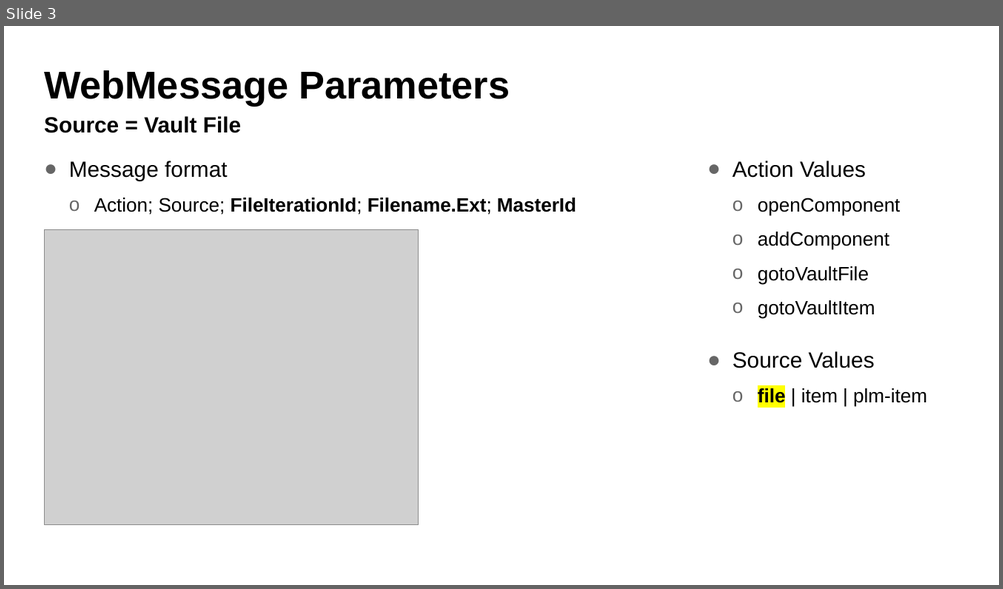
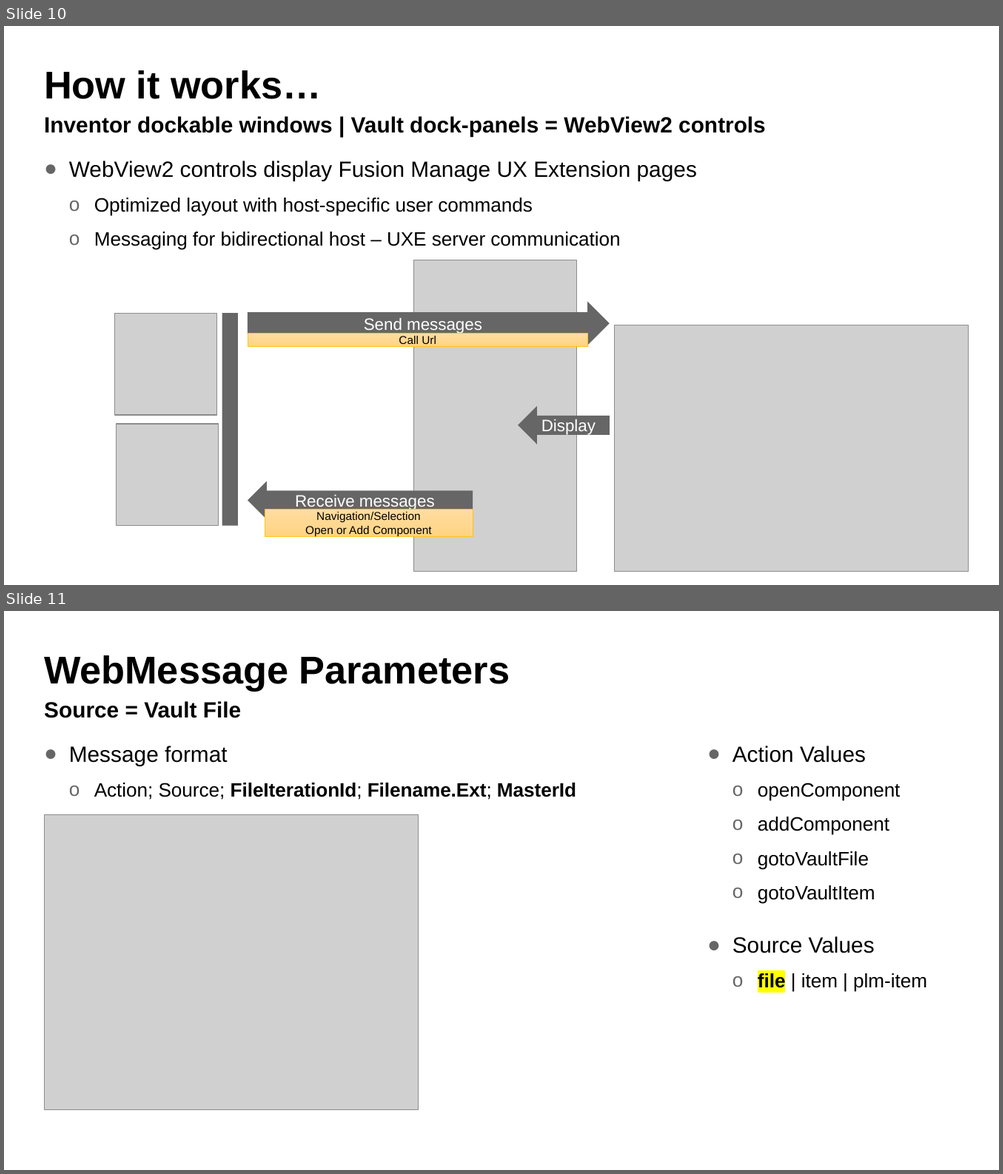
Before and after one commit to koechlm/Autodesk.TS.PlmDesktopExtensions, a slide deck: Autodesk.TS.VaultPlmClientExtensions.pptx. Shown one above the other, each under a label of ours: slide 3 before the commit, slides 10 and 11 after it. The pictures are 1003x589 and 1003x1174 pixels, drawn with LibreOffice and Linux fonts; fonts in the diff are those of the drawing; grey boxes stand for pictures. Boxes give left, top, right and bottom in pixels: in the first picture for what was removed or moved away, otherwise in the second. Text is boxed around its words. In the diff, an @@ line names an element or a change of style, - is before the commit and + after.

```diff
--- a/Autodesk.TS.VaultPlmClientExtensions.pptx
+++ b/Autodesk.TS.VaultPlmClientExtensions.pptx
@@ slide 10 added at [4, 26, 999, 585], background #FFFFFF @@
@@ title added at [44, 70, 321, 99], 37.3 pt, text #000000, bold @@
+How it works…
@@ text added at [44, 116, 765, 136], 21.3 pt, text #000000, bold @@
+Inventor dockable windows | Vault dock-panels = WebView2 controls
@@ text added at [69, 161, 697, 250], 18.7 pt, text #000000 @@
+● WebView2 controls display Fusion Manage UX Extension pages
+  o Optimized layout with host-specific user commands
+  o Messaging for bidirectional host – UXE server communication
@@ picture added at [414, 261, 576, 571] @@
@@ picture added at [115, 313, 217, 415] @@
@@ rectangle added at [222, 313, 238, 526], fill #666666 @@
@@ right arrow added at [247, 302, 609, 346], fill #666666, 16 pt, text #FFFFFF @@
+Send messages
@@ rectangle added at [247, 333, 587, 348], fill gradient #FFDEA1 to #FFD893 to #FFD37F, outline #FFC31A 0.5 pt, 11 pt, text #000000 @@
+Call Url
@@ picture added at [614, 325, 968, 572] @@
@@ picture added at [116, 424, 218, 527] @@
@@ left arrow added at [518, 406, 610, 445], fill #666666, 16 pt, text #FFFFFF @@
+Display
@@ left arrow added at [247, 482, 472, 520], fill #666666, 16 pt, text #FFFFFF @@
+Receive messages
@@ rectangle added at [264, 509, 472, 537], fill gradient #FFDEA1 to #FFD893 to #FFD37F, outline #FFC31A 0.5 pt, 11 pt, text #000000 @@
+Navigation/Selection
+Open or Add Component
@@ what was slide 3 is now slide 11 @@
```
Also in this commit, not shown: 8 other slides added, 1 slide removed.
